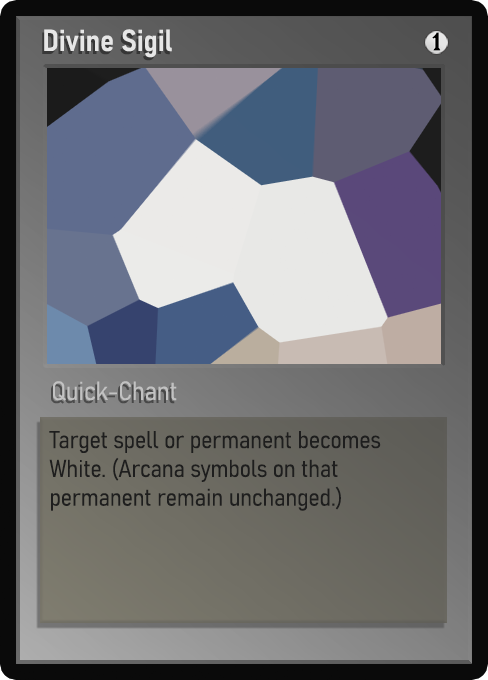
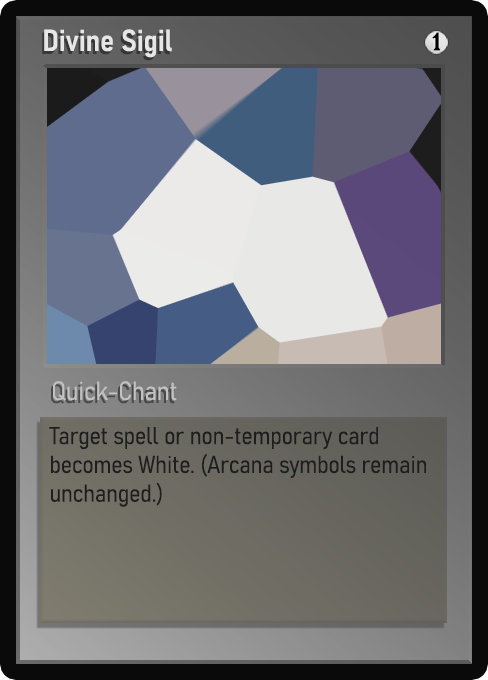
Layers edited between the first and the second 488px x 680px image:
painted on "Desc_norm" over (49, 427, 426, 511)
